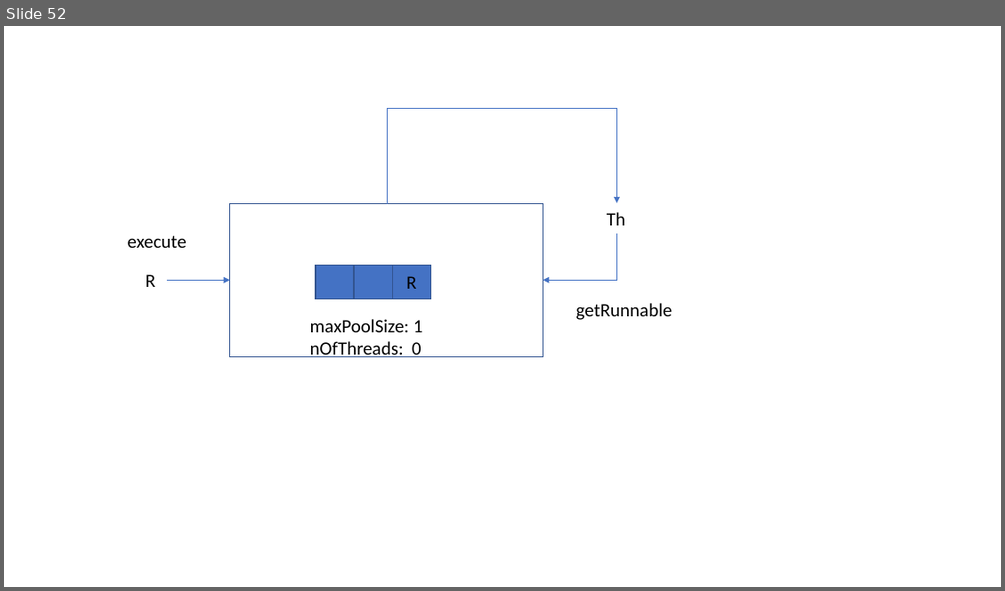
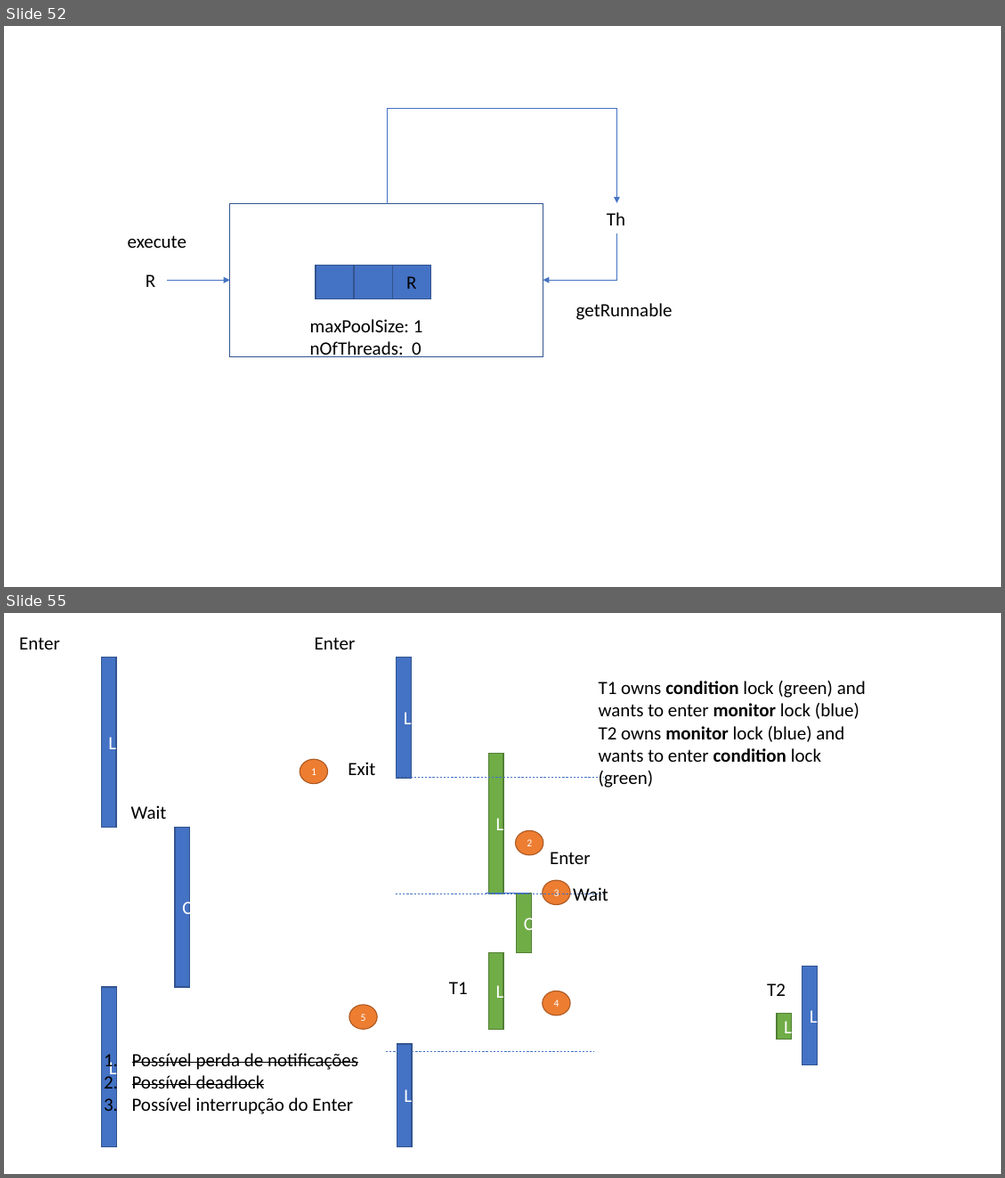
Before and after one commit to isel-leic-pc/s2021v-li51n, a slide deck: docs/threads.pptx. Shown one above the other, each under a label of ours: slide 52 before the commit, slides 52 and 55 after it; the slides between them are not shown. The pictures are 1005x591 and 1005x1178 pixels, drawn with LibreOffice and Linux fonts; fonts in the diff are those of the drawing. Boxes give left, top, right and bottom in pixels: in the first picture for what was removed or moved away, otherwise in the second. Text is boxed around its words. In the diff, an @@ line names an element or a change of style, - is before the commit and + after.

Commit message:
2021-04-19 class: monitors on the .NET platform

```diff
--- a/docs/threads.pptx
+++ b/docs/threads.pptx
@@ slide 55 added at (4, 613, 1001, 1174), background #FFFFFF @@
@@ text added at (19, 637, 60, 649), 18 pt, text #000000 @@
+Enter
@@ text added at (315, 637, 356, 649), 18 pt, text #000000 @@
+Enter
@@ rectangle added at (101, 657, 116, 827), fill #4472C4, outline #325491 1 pt, 18 pt, text #FFFFFF @@
+L
@@ rectangle added at (396, 657, 412, 778), fill #4472C4, outline #325491 1 pt, 18 pt, text #FFFFFF @@
+L
@@ text added at (599, 681, 866, 787), 18 pt, text #000000 @@
+T1 owns condition lock (green) and wants to enter monitor lock (blue)
+T2 owns monitor lock (blue) and wants to enter condition lock (green)
@@ ellipse added at (300, 760, 328, 784), fill #ED7D31, outline #AF5C24 1 pt, 10 pt, text #FFFFFF @@
+1
@@ text added at (348, 762, 375, 775), 18 pt, text #000000 @@
+Exit
@@ rectangle added at (488, 754, 503, 893), fill #70AD47, outline #538035 1 pt, 18 pt, text #FFFFFF @@
+L
@@ line added from (395, 778) to (604, 778), #4472C4 0.5 pt dashed @@
@@ text added at (131, 805, 167, 819), 18 pt, text #000000 @@
+Wait
@@ rectangle added at (175, 827, 190, 987), fill #4472C4, outline #325491 1 pt, 18 pt, text #FFFFFF @@
+C
@@ ellipse added at (516, 831, 543, 855), fill #ED7D31, outline #AF5C24 1 pt, 10 pt, text #FFFFFF @@
+2
@@ text added at (550, 852, 591, 864), 18 pt, text #000000 @@
+Enter
@@ line added from (395, 893) to (604, 893), #4472C4 0.5 pt dashed @@
@@ line added from (486, 892) to (530, 892), #4472C4 0.5 pt @@
@@ rectangle added at (517, 893, 531, 952), fill #70AD47, outline #538035 1 pt, 18 pt, text #FFFFFF @@
+C
@@ ellipse added at (542, 880, 570, 905), fill #ED7D31, outline #AF5C24 1 pt, 10 pt, text #FFFFFF @@
+3
@@ text added at (573, 887, 608, 900), 18 pt, text #000000 @@
+Wait
@@ rectangle added at (488, 952, 503, 1029), fill #70AD47, outline #538035 1 pt, 18 pt, text #FFFFFF @@
+L
@@ text added at (449, 981, 468, 994), 18 pt, text #000000 @@
+T1
@@ text added at (767, 983, 785, 996), 18 pt, text #000000 @@
+T2
@@ rectangle added at (802, 966, 817, 1065), fill #4472C4, outline #325491 1 pt, 18 pt, text #FFFFFF @@
+L
@@ rectangle added at (102, 987, 117, 1146), fill #4472C4, outline #325491 1 pt, 18 pt, text #FFFFFF @@
+L
@@ ellipse added at (349, 1005, 377, 1030), fill #ED7D31, outline #AF5C24 1 pt, 10 pt, text #FFFFFF @@
+5
@@ ellipse added at (542, 990, 570, 1015), fill #ED7D31, outline #AF5C24 1 pt, 10 pt, text #FFFFFF @@
+4
@@ rectangle added at (777, 1013, 792, 1039), fill #70AD47, outline #538035 1 pt, 18 pt, text #FFFFFF @@
+L
@@ text added at (132, 1053, 358, 1114), 18 pt, text #000000, strikethrough @@
+1. Possível perda de notificações
+2. Possível deadlock
+3. Possível interrupção do Enter
@@ line added from (386, 1052) to (594, 1052), #4472C4 0.5 pt dashed @@
@@ rectangle added at (396, 1044, 412, 1146), fill #4472C4, outline #325491 1 pt, 18 pt, text #FFFFFF @@
+L
```
Also in this commit, not shown: 2 other slides added, 7 other files.
